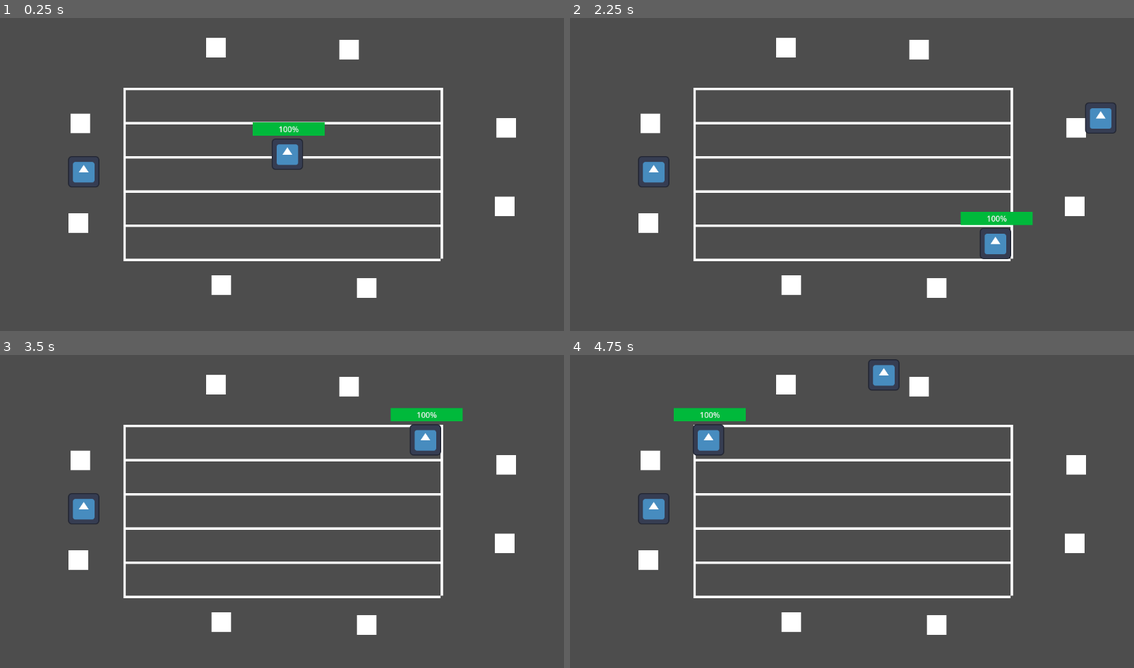
Above: before the commit, frames 1-4 (two rows, left to right).
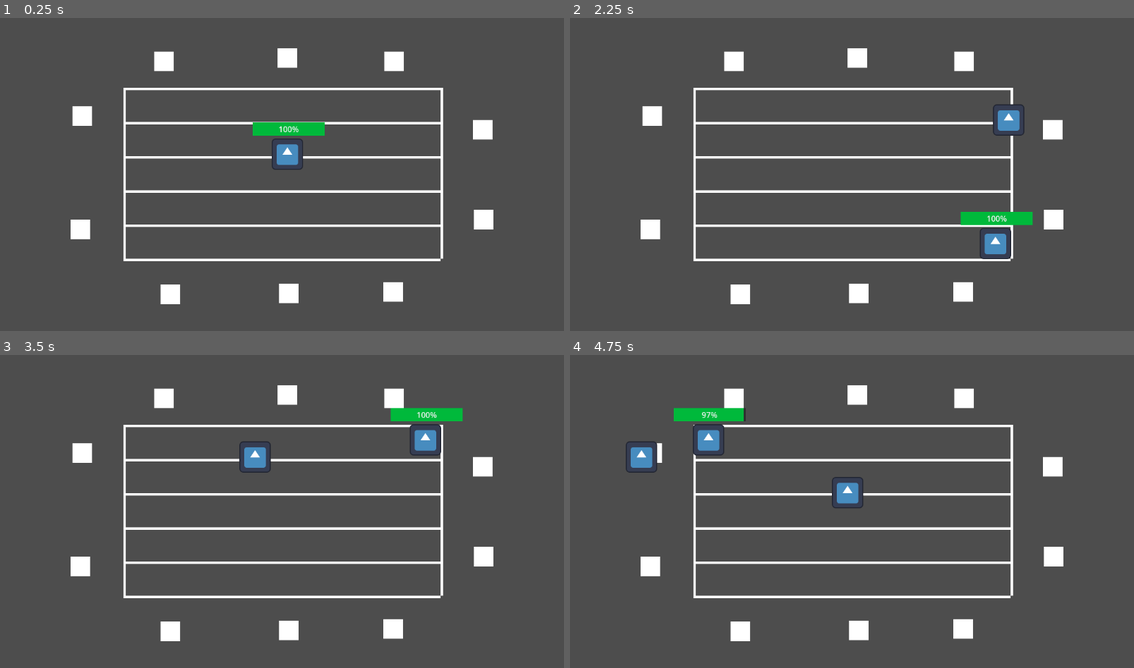
Above: after the commit, the same moments.

Repository: PsiPJ/COGS_2025SP_G2
Game: Godot game, scene res://game_scene.tscn
Two runs of this game, one before a commit and one after it. Both use one fixed random seed, a clock stepped at 60 frames per second and the inputs below. This scene is started directly instead of the project's main scene. The engine's default icon, where the game draws it, is replaced by a stand-in: a white triangle on a blue panel in a dark square.
Inputs:
- Up to frame 1 (0.25 s): no input
- Up to frame 2 (2.25 s): tap Enter at 0.5, 2 s; hold D (move_right) 0.53-1.28 s; tap Space at 1.25 s; hold S (move_down) 1.28-2.03 s; hold D (move_right) from 2.03 s (still down)
- Up to frame 3 (3.5 s): release D (move_right) at 2.78 s; hold W (move_up) from 2.78 s (still down)
- Up to frame 4 (4.75 s): release W (move_up) at 3.53 s; hold A (move_left) from 3.53 s (still down)

The runs differ from the first frame. In frame 1, 3.9% of the frame differs, in the area x 12-92%, y 6-92%; in frame 2, 4.5%; in frame 3, 4.2%; in frame 4, 4.9%, in the area x 9-92%, y 1-92%.

Commit message:
Fixed issues with spawns and added despawning

Diff:
--- a/game_scene.gd
+++ b/game_scene.gd
@@ -1,38 +1,37 @@
 extends Node2D
 
-func specific_spawn_decider(new_mob, array, direction):
-	new_mob.global_position = array[0]
-	direction = Vector2.RIGHT
+func specific_spawn_decider(new_mob, array, index, direction):
+	# sets the properties of the mob
+	new_mob.global_position = array[index]
 	new_mob.velocity = direction * 300
 
 func spawn_side_decider(new_mob):
 	# the different spawn points are stored in an array corresponding to their location
-	# for organizational purposes. A random number decides where they spawn.
-	var SpawnPointsTop = [$"%SpawnPointTop1".global_position, $"%SpawnPointTop2".global_position]
-	var SpawnPointsRight = [$"%SpawnPointRight1".global_position, $"%SpawnPointRight2".global_position]
-	var SpawnPointsDown = [$"%SpawnPointDown1".global_position, $"%SpawnPointDown2".global_position]
-	var SpawnPointsLeft = [$"%SpawnPointLeft1".global_position, $"%SpawnPointLeft2".global_position]
+
+	# we should be able to freely add and delete spawn points to these arrays without having to
+	# change much code. Simply add a new ColorRect (or other node) as a child of SpawnPoints,
+	# access as a unique name, and add it to the corresponding array.
+
+	var SpawnPointsTop = [$"SpawnPoints/Top1".global_position, $"SpawnPoints/Top2".global_position, $"SpawnPoints/Top3".global_position]
+	var SpawnPointsRight = [$"SpawnPoints/Right1".global_position, $"SpawnPoints/Right2".global_position]
+	var SpawnPointsBottom = [$"SpawnPoints/Bottom1".global_position, $"SpawnPoints/Bottom2".global_position, $"SpawnPoints/Bottom3".global_position]
+	var SpawnPointsLeft = [$"SpawnPoints/Left1".global_position, $"SpawnPoints/Left2".global_position]
 
 	var rng = RandomNumberGenerator.new()
 	var random_number = rng.randi_range(1, 4)
 
 	if(random_number == 1):
-		print(SpawnPointsTop.size);
-		specific_spawn_decider(new_mob, SpawnPointsTop, Vector2.DOWN)
-
-	if(random_number == 2):
-		print(SpawnPointsTop.size);
-		specific_spawn_decider(new_mob, SpawnPointsRight, Vector2.LEFT)
-
-	if(random_number == 3):
-		var new: int = SpawnPointsTop.size()
-		print(new)
-		specific_spawn_decider(new_mob, SpawnPointsDown, Vector2.UP)
-
-	if(random_number == 4):
-		var new: int = SpawnPointsTop.size()
-		print(new)
-		specific_spawn_decider(new_mob, SpawnPointsLeft, Vector2.RIGHT)
+		random_number = rng.randi_range(0, SpawnPointsTop.size() - 1)
+		specific_spawn_decider(new_mob, SpawnPointsTop, random_number, Vector2.DOWN)
+	elif(random_number == 2):
+		random_number = rng.randi_range(0, SpawnPointsRight.size() - 1)
+		specific_spawn_decider(new_mob, SpawnPointsRight, random_number, Vector2.LEFT)
+	elif(random_number == 3):
+		random_number = rng.randi_range(0, SpawnPointsBottom.size() - 1)
+		specific_spawn_decider(new_mob, SpawnPointsBottom, random_number, Vector2.UP)
+	elif(random_number == 4):
+		random_number = rng.randi_range(0, SpawnPointsLeft.size() - 1)
+		specific_spawn_decider(new_mob, SpawnPointsLeft, random_number, Vector2.RIGHT)
 
 
 func spawn_mob():
--- a/game_scene.tscn
+++ b/game_scene.tscn
@@ -1,8 +1,7 @@
-[gd_scene load_steps=8 format=3 uid="uid://cwlnraav4170n"]
+[gd_scene load_steps=7 format=3 uid="uid://cwlnraav4170n"]
 
 [ext_resource type="PackedScene" uid="uid://b0hhroeksco8a" path="res://player.tscn" id="1_p1aj6"]
 [ext_resource type="Script" path="res://game_scene.gd" id="1_uasnv"]
-[ext_resource type="PackedScene" uid="uid://cbny36eeah3wl" path="res://mob.tscn" id="2_osktw"]
 
 [sub_resource type="WorldBoundaryShape2D" id="WorldBoundaryShape2D_u61xi"]
 
@@ -87,69 +86,78 @@
 [node name="Player" parent="." instance=ExtResource("1_p1aj6")]
 position = Vector2(587, 286)
 
-[node name="mob" parent="." instance=ExtResource("2_osktw")]
-position = Vector2(171, 322)
-
 [node name="Timer" type="Timer" parent="."]
 wait_time = 2.0
 autostart = true
 
-[node name="Spawn Points" type="Node2D" parent="."]
+[node name="SpawnPoints" type="Node2D" parent="."]
+position = Vector2(315, 76)
 
-[node name="SpawnPointTop1" type="ColorRect" parent="Spawn Points"]
+[node name="Top1" type="ColorRect" parent="SpawnPoints"]
 unique_name_in_owner = true
-offset_left = 421.0
-offset_top = 48.0
-offset_right = 461.0
-offset_bottom = 88.0
+offset_right = 40.0
+offset_bottom = 40.0
 
-[node name="SpawnPointTop2" type="ColorRect" parent="Spawn Points"]
+[node name="Top2" type="ColorRect" parent="SpawnPoints"]
 unique_name_in_owner = true
-offset_left = 693.0
-offset_top = 52.0
-offset_right = 733.0
-offset_bottom = 92.0
+offset_left = 470.0
+offset_right = 510.0
+offset_bottom = 40.0
 
-[node name="SpawnPointRight1" type="ColorRect" parent="Spawn Points"]
+[node name="Top3" type="ColorRect" parent="SpawnPoints"]
 unique_name_in_owner = true
-offset_left = 1014.0
-offset_top = 212.0
-offset_right = 1054.0
-offset_bottom = 252.0
+offset_left = 252.0
+offset_top = -7.0
+offset_right = 292.0
+offset_bottom = 33.0
 
-[node name="SpawnPointRight2" type="ColorRect" parent="Spawn Points"]
+[node name="Right1" type="ColorRect" parent="SpawnPoints"]
 unique_name_in_owner = true
-offset_left = 1011.0
-offset_top = 373.0
-offset_right = 1051.0
-offset_bottom = 413.0
+offset_left = 651.0
+offset_top = 140.0
+offset_right = 691.0
+offset_bottom = 180.0
 
-[node name="SpawnPointDown1" type="ColorRect" parent="Spawn Points"]
+[node name="Right2" type="ColorRect" parent="SpawnPoints"]
 unique_name_in_owner = true
-offset_left = 729.0
-offset_top = 540.0
-offset_right = 769.0
-offset_bottom = 580.0
+offset_left = 653.0
+offset_top = 324.0
+offset_right = 693.0
+offset_bottom = 364.0
 
-[node name="SpawnPointDown2" type="ColorRect" parent="Spawn Points"]
+[node name="Bottom1" type="ColorRect" parent="SpawnPoints"]
 unique_name_in_owner = true
-offset_left = 432.0
-offset_top = 534.0
-offset_right = 472.0
-offset_bottom = 574.0
+offset_left = 468.0
+offset_top = 472.0
+offset_right = 508.0
+offset_bottom = 512.0
 
-[node name="SpawnPointLeft1" type="ColorRect" parent="Spawn Points"]
+[node name="Bottom2" type="ColorRect" parent="SpawnPoints"]
 unique_name_in_owner = true
-offset_left = 140.0
-offset_top = 407.0
-offset_right = 180.0
-offset_bottom = 447.0
+offset_left = 13.0
+offset_top = 477.0
+offset_right = 53.0
+offset_bottom = 517.0
 
-[node name="SpawnPointLeft2" type="ColorRect" parent="Spawn Points"]
+[node name="Bottom3" type="ColorRect" parent="SpawnPoints"]
 unique_name_in_owner = true
-offset_left = 144.0
-offset_top = 203.0
-offset_right = 184.0
-offset_bottom = 243.0
+offset_left = 255.0
+offset_top = 475.0
+offset_right = 295.0
+offset_bottom = 515.0
+
+[node name="Left1" type="ColorRect" parent="SpawnPoints"]
+unique_name_in_owner = true
+offset_left = -171.0
+offset_top = 344.0
+offset_right = -131.0
+offset_bottom = 384.0
+
+[node name="Left2" type="ColorRect" parent="SpawnPoints"]
+unique_name_in_owner = true
+offset_left = -167.0
+offset_top = 112.0
+offset_right = -127.0
+offset_bottom = 152.0
 
 [connection signal="timeout" from="Timer" to="." method="_on_timer_timeout"]
--- a/mob.gd
+++ b/mob.gd
@@ -1,6 +1,10 @@
 extends CharacterBody2D
 
 func _physics_process(delta):
-	#var direction = Vector2.RIGHT
-	#velocity = direction * 300
+	# NOTE: the direction and velocity is set in the game scene script
 	move_and_slide()
+
+
+# despawns mobs after they leave the screen (adjust wait time property)
+func _on_timer_timeout() -> void:
+	queue_free()
--- a/mob.tscn
+++ b/mob.tscn
@@ -17,3 +17,9 @@
 
 [node name="CollisionShape2D" type="CollisionShape2D" parent="."]
 shape = SubResource("CircleShape2D_cbg8q")
+
+[node name="Timer" type="Timer" parent="."]
+wait_time = 5.0
+autostart = true
+
+[connection signal="timeout" from="Timer" to="." method="_on_timer_timeout"]
--- a/project.godot
+++ b/project.godot
@@ -14,6 +14,10 @@
 run/main_scene="res://main.tscn"
 config/features=PackedStringArray("4.3", "Forward Plus")
 config/icon="res://icon.svg"
+
+[dotnet]
+
+project/assembly_name="Gridiron Gauntlet"
 
 [input]
 
